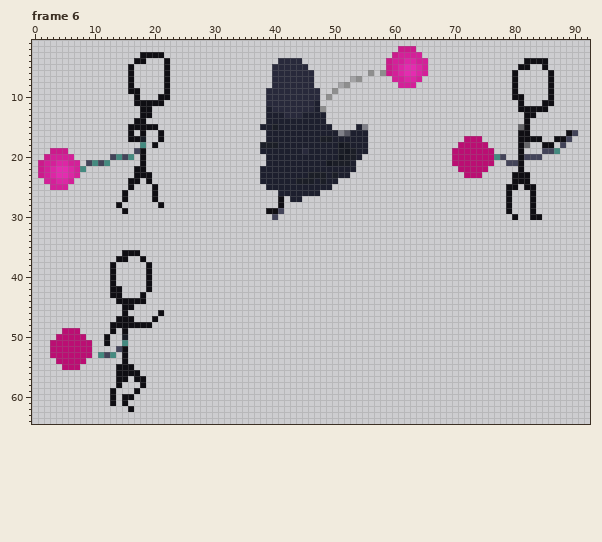
One commit to this pixel-art file: sprites/bajek_rightAttack1.aseprite. That is the earlier state.
96x96 pixels, 7 frames. Colours within 5 levels of each other are drawn and written as one. Shown: frame 6: x 0..92, y 1..64. The commit also changed other frames, which this record leaves out.
After the commit:
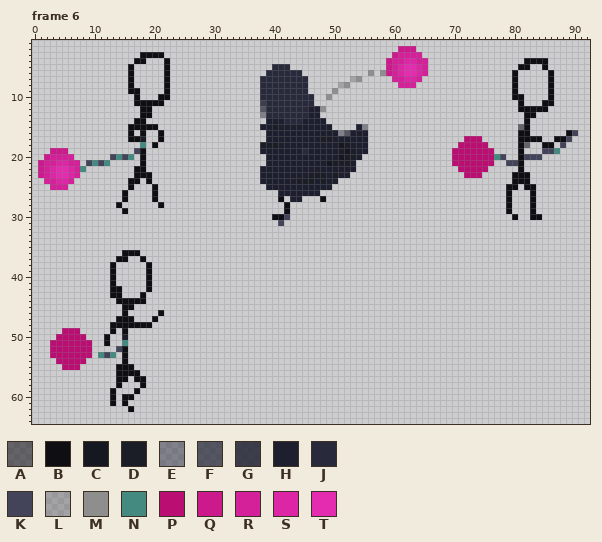
Palette (. is transparent): A #0b0b108a  B #0f0e13  C #151821  D #1b1e27  E #1d1f2e6f  F #1d1f2eae  G #1d1f2ed1  H #1d1f2e  J #28293b  K #434459  L #55555559  M #8e8e8e  N #448a80  P #bb0e73  Q #cc1a8c  R #d42099  S #dd26a5  T #e42cb0
Edits made:
--- frame 6, layer "body"
@@ x 36..50 @@
  3 ...............
- 4 .....JJJJ......
- 5 ....JJJJJJ.....
- 6 ....JJJJJJJ....
- 7 ....JJJJJJJ....
- 8 ....JJJJJJJ....
- 9 ...JJJJJJJJJ..M
-10 ...JJJJJJJJJ.M.
-11 ...JJJJJJJJH...
-12 ...HJJJJJJJHM..
-13 ...HHHJJJHHHH..
-14 ...HHHHHHHHHH..
+ 4 ...............
+ 5 ....JJJ........
+ 6 ...JJJJJJ......
+ 7 ..JJJJJJJJ.....
+ 8 ..JJJJJJJJ.....
+ 9 ..JJJJJJJJ....M
+10 ..JJJJJJJJJ..M.
+11 ..GJJJJJJJJ....
+12 ..FJJJJJJJHHM..
+13 ..EJJJJJJJHH...
+14 ...HHHJJJHHHH..
 15 ..HHDHHHHHHHHH.
@@ x 37..50 @@
 26 ....HHHHHHH...
-27 ....B.HH......
-28 ....B.........
-29 ..BBK.........
-30 ...K..........
-31 ..............
+27 ....B.HH...B..
+28 .....B........
+29 .....B........
+30 ...BBK........
+31 ....K.........
 32 ..............
Boxes around the changes in both pictures, in picture pixels (x1, y1, x2, y2):
changed: (260, 58, 326, 124)
added: (320, 196, 326, 202)
changed: (266, 202, 290, 226)
